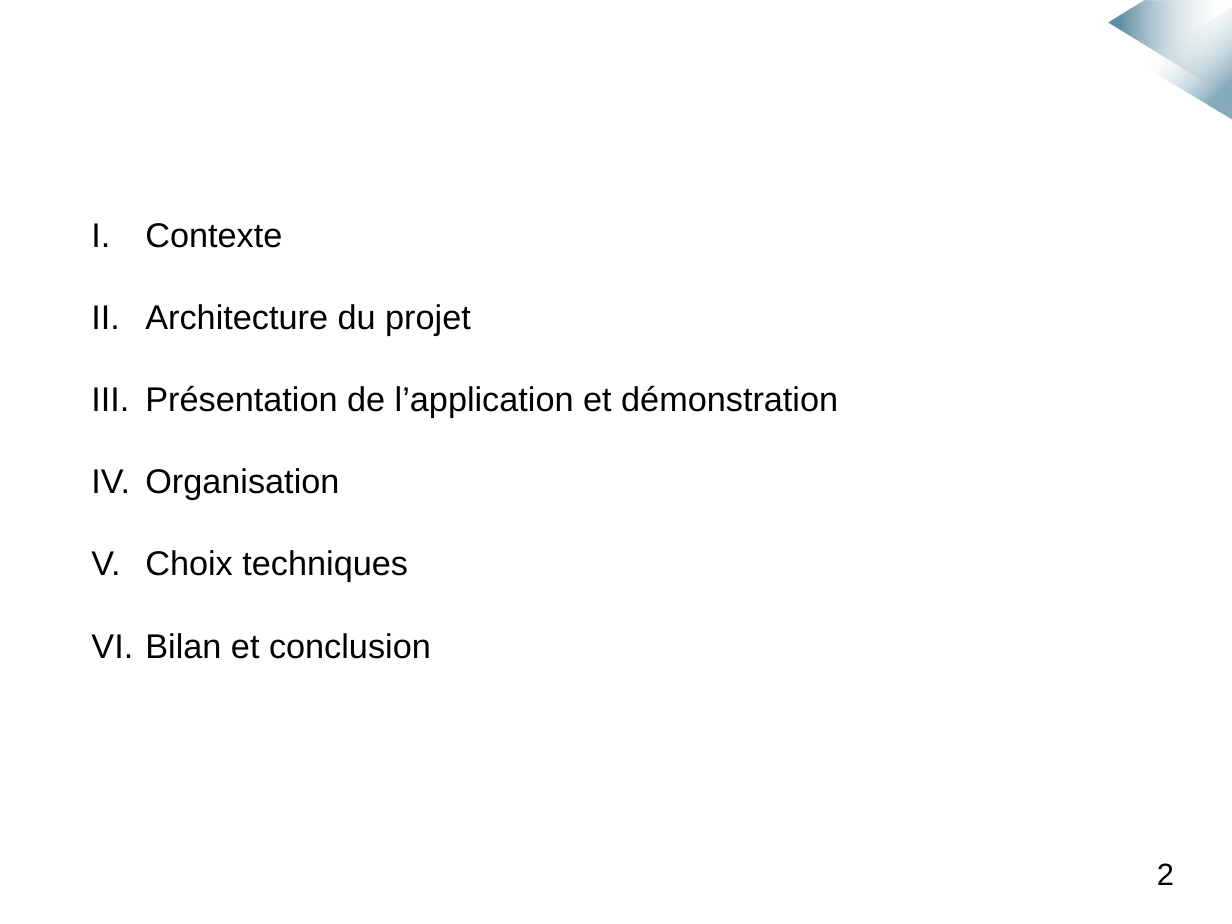
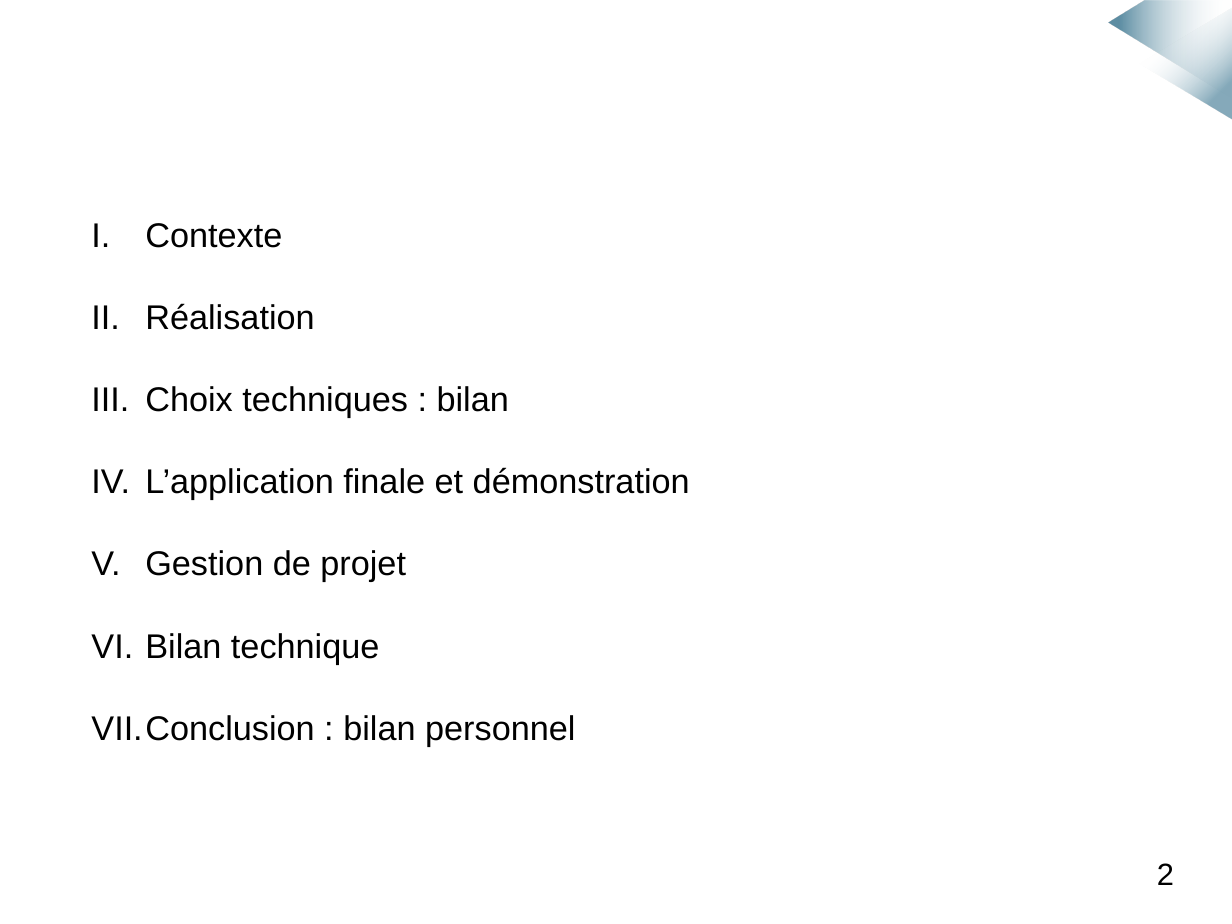
Before and after one commit to mmeven/EP_Domotique_Tablette, a slide deck: slide 2 of Rendu/Diapo_soutenance.pptx. Drawn at 1232x924 pixels with LibreOffice and Linux fonts; fonts in the diff are those of the drawing; background and template pictures are left out. Boxes give left, top, right and bottom in pixels: in the first picture for what was removed or moved away, otherwise in the second. Text is boxed around its words. In the diff, an @@ line names an element or a change of style, - is before the commit and + after.

```diff
--- a/Rendu/Diapo_soutenance.pptx
+++ b/Rendu/Diapo_soutenance.pptx
@@ text at (91, 303, 690, 746): text changed @@
-II. Architecture du projet
-III. Présentation de l’application et démonstration
-IV. Organisation
-V. Choix techniques
-VI. Bilan et conclusion
+II. Réalisation
+III. Choix techniques : bilan
+IV. L’application finale et démonstration
+V. Gestion de projet
+VI. Bilan technique
+VII. Conclusion : bilan personnel
```
Also in this commit, not shown: 1 other slide changed.
